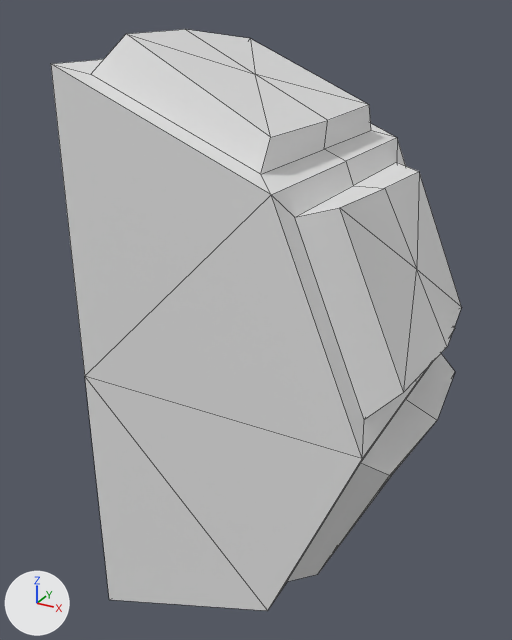
What one commit did to the FBX model Assets/Models/Decoration/Structure/HalfCircle1.fbx.
Before and after are seen from a 50 mm lens placed at (1.538, -1.59, 1.144), pointed at (0.4, 0.479, 0.109). Every picture has the same lights, and +X, +Y and +Z are marked at lower left. Mesh edges are drawn as thin lines. Vertices at the same position are counted once.

The first picture shows 'HalfCircle'.
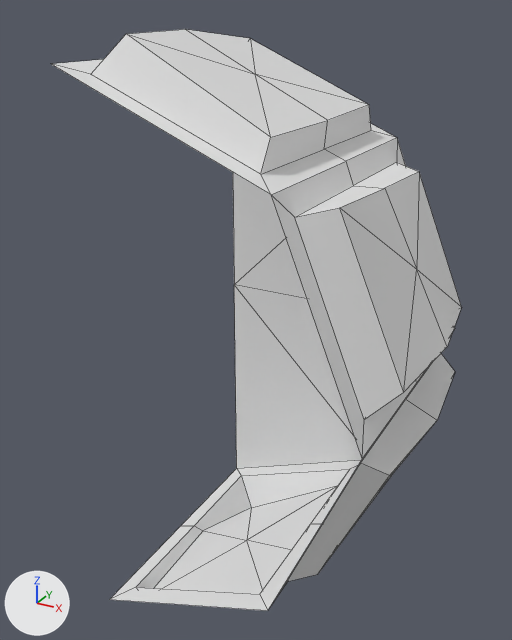
The newer file is also turned or shifted as a whole; pictures and numbers use the older file's frame.

Where the change shows, as pixel boxes [x1, y1, x2, y2] in the pictures (512 x 640 px):
'HalfCircle', reshaped
    before: [51, 29, 461, 611]
    after: [52, 29, 461, 611]
part 1 of me_cylinder_001, deleted
    before: [51, 64, 362, 611]

What changed in the scene script:
```text
Change me_cylinder_001:
    where me_cylinder_001.from_pydata(...)  # 69 vertices, 82 faces; spans x 0.0..1.09, y 0.0..1.0, z -1.1..1.08
    used by ob_halfcircle; location = (0.0, 0.0, 0.0)
    verts and faces of me_cylinder_001; kept vertices keep their numbers, new ones are numbered from 69
    before: 0 (0.0, 0.0, -1.0) at pixel (109, 599), 1 (0.0, 1.0, -1.0), 2 (0.71, 0.0, -0.71) at pixel (267, 610), 4 (1.0, 0.0, 0.0) at pixel (362, 458), 6 (0.71, 0.0, 0.71) at pixel (271, 194)
    before: 8 (0.0, 0.0, 1.0) at pixel (50, 63), 9 (0.0, 1.0, 1.0), 42 (0.0, 0.5, -1.0), 46 (0.0, 0.5, 1.0), 67 (0.0, 1.0, 0.0)
    before: 68 (0.0, 0.0, 0.0) at pixel (84, 376)
    me_cylinder_001 part 1
    add delete_vertices([68])  # with the faces that use them
    add delete_faces([(1, 42, 46, 9, 67)])
```
